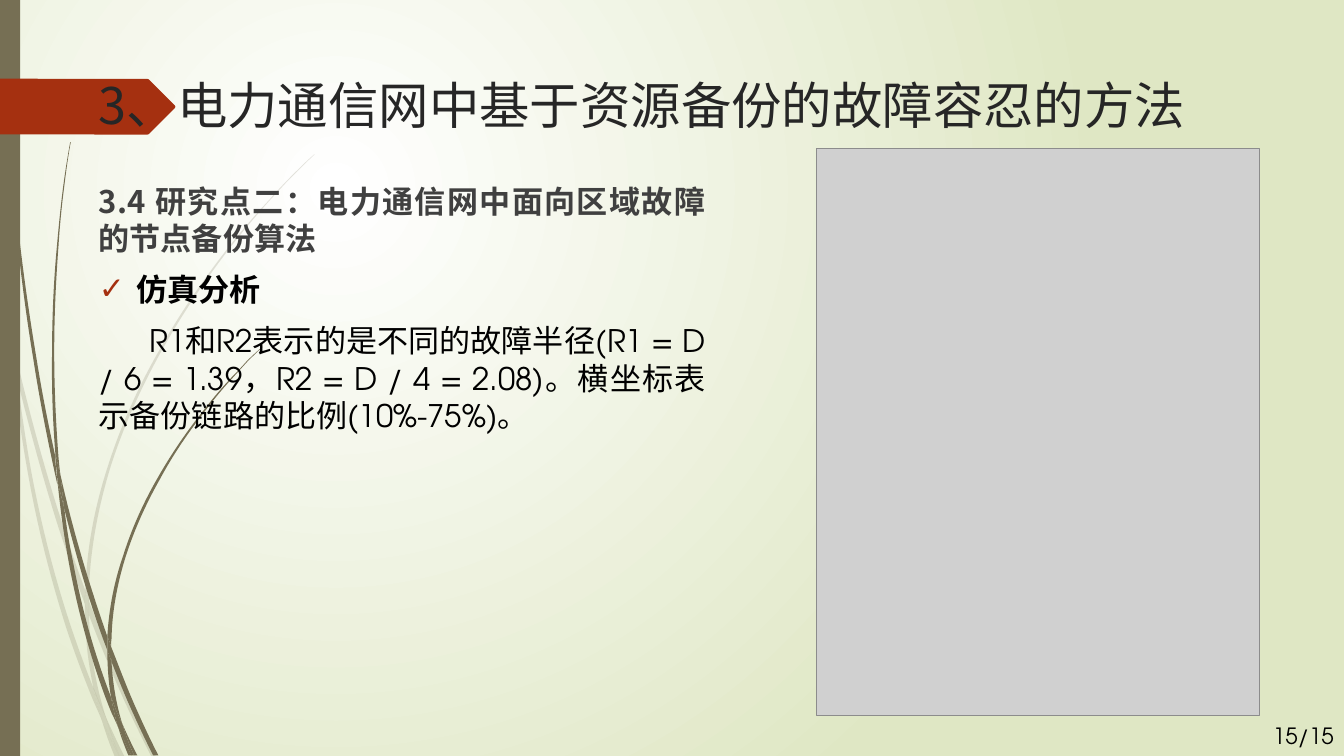
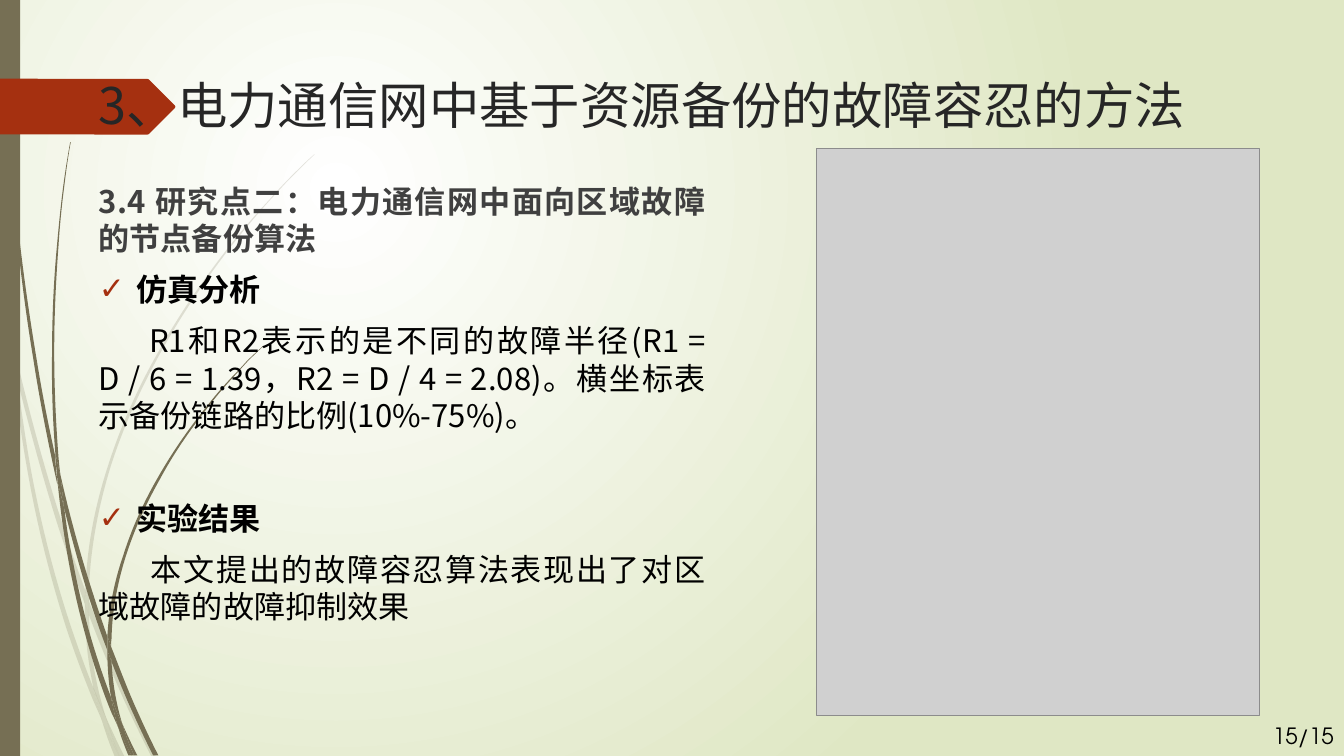
Before and after one commit to weiwensangsang/academic_v4, a slide deck: slide 15 of 2016111417_夏震_答辩PPT.pptx. Drawn at 1344x756 pixels with LibreOffice and Linux fonts; fonts in the diff are those of the drawing; grey boxes stand for pictures. Boxes give left, top, right and bottom in pixels: in the first picture for what was removed or moved away, otherwise in the second. Text is boxed around its words. In the diff, an @@ line names an element or a change of style, - is before the commit and + after.

```diff
--- a/2016111417_夏震_答辩PPT.pptx
+++ b/2016111417_夏震_答辩PPT.pptx
@@ text at (x1=99, y1=326, x2=706, y2=436): font TeX Gyre Adventor to Noto Sans CJK SC in "R1和R2表示的是不同的故障半径(R1 = D / 6 = 1.39，R2 ..." @@
@@ text at (x1=99, y1=498, x2=705, y2=627): paragraphs added @@
+✓ 实验结果
+本文提出的故障容忍算法表现出了对区域故障的故障抑制效果
```
Also in this commit, not shown: 3 other slides changed, 1 slide removed.
